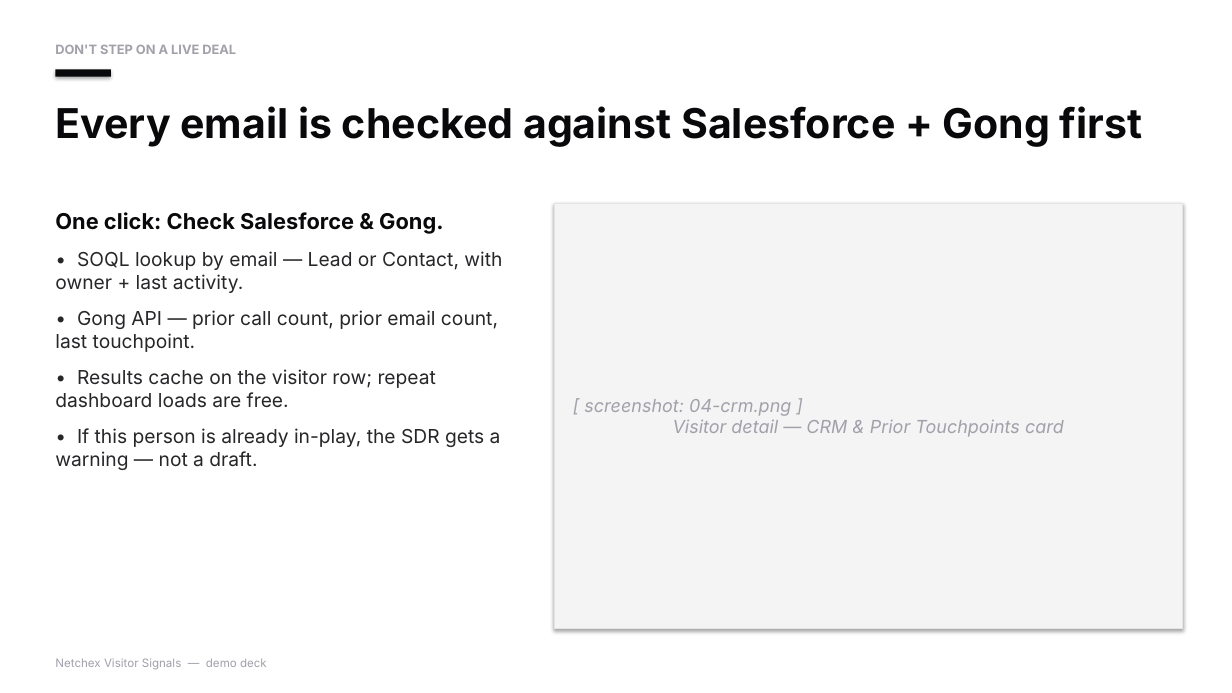
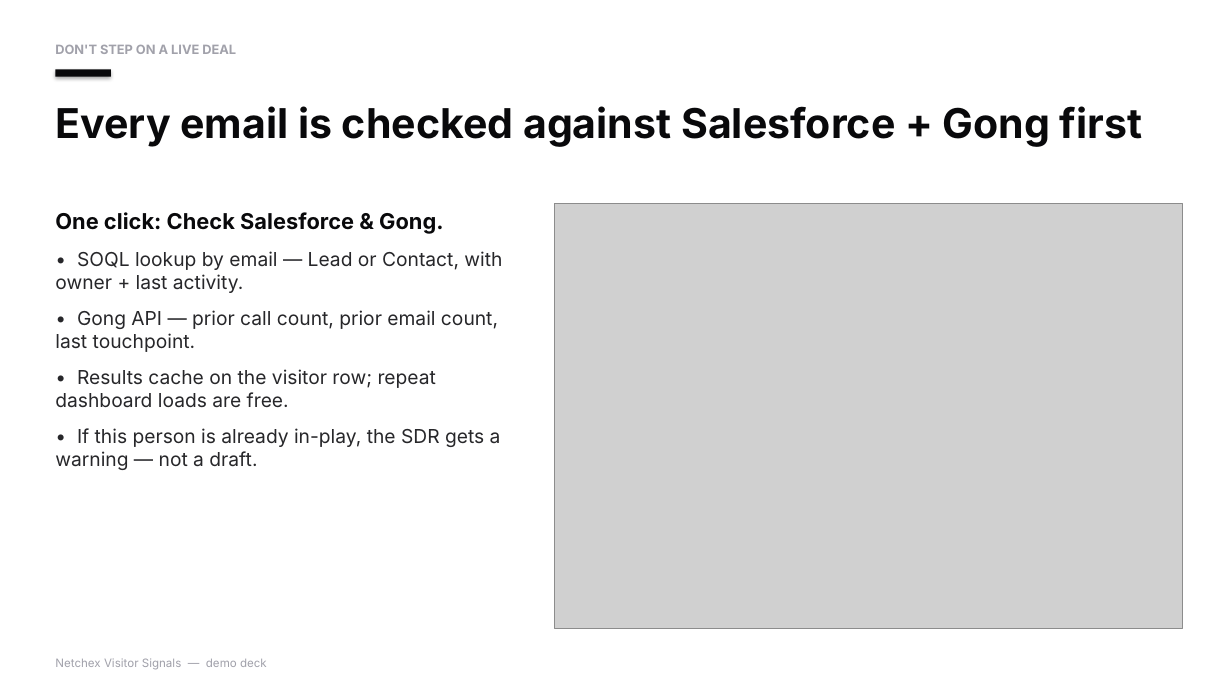
Before and after one commit to tanya-jain-netchex/visitor-signals, a slide deck: slide 5 of docs/demo-deck.pptx. Drawn at 1232x693 pixels with LibreOffice and Linux fonts; fonts in the diff are those of the drawing; grey boxes stand for pictures. Boxes give left, top, right and bottom in pixels: in the first picture for what was removed or moved away, otherwise in the second. Text is boxed around its words. In the diff, an @@ line names an element or a change of style, - is before the commit and + after.

Commit message:
Embed live screenshots into demo deck

```diff
--- a/docs/demo-deck.pptx
+++ b/docs/demo-deck.pptx
@@ rectangle removed at (555, 203, 1183, 628) @@
-[ screenshot: 04-crm.png ]
-Visitor detail — CRM & Prior Touchpoints card
@@ picture added at (555, 203, 1183, 628) @@
```
Also in this commit, not shown: 3 other slides changed.
